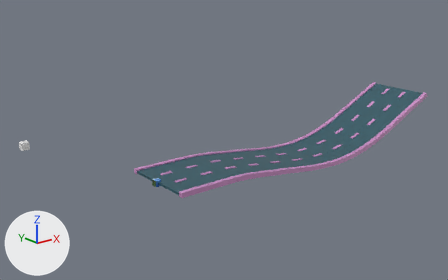
The Blender file dateien/wege/weg3.blend as it was, and as the next commit left it.
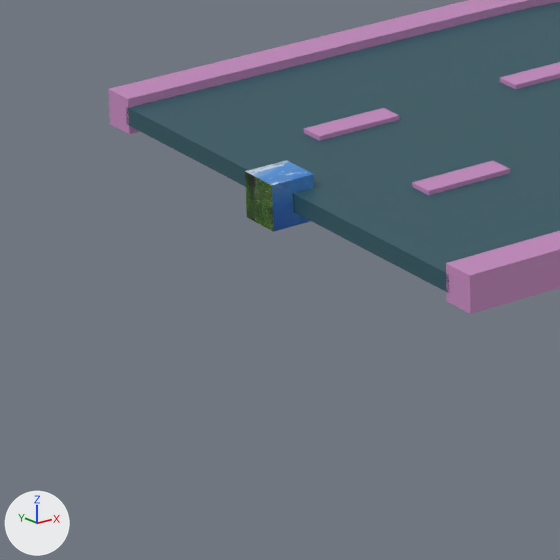
There are two pictures of each version: one whole from a 50 mm camera at (-47.8, -76.3, 34.8) aimed at (15.6, 3.0, 3.1), one close up on the part from 27% to 43% of the width and 56% to 82% of the height. The lights are fixed; the arrows at lower left show +X, +Y and +Z.

Objects in the first close-up: 'Cube.001', 'aCube'.
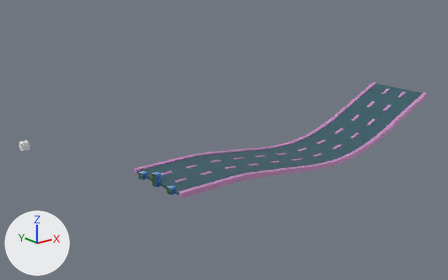
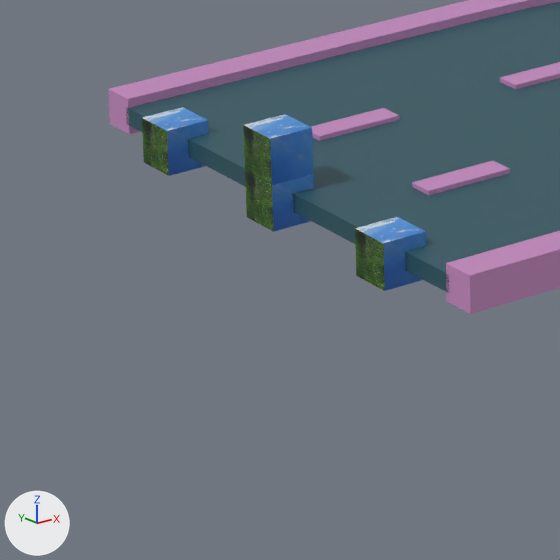
The change, as a diff of the scene's bpy script:
```diff
--- a/dateien/wege/weg3.blend.py
+++ b/dateien/wege/weg3.blend.py
@@ img_20230430_144504_jpg_004 @@
+img_20230430_144504_jpg_004 = load_image('20230430_144504.jpg.004', '20230430_144504.jpg', 4624, 3468, 'sRGB')
@@ mat_material_032 @@
+mat_material_032 = principled_material('Material.032')
+mat_material_032.texture = img_20230430_144504_jpg_004
@@ me_cube_002 @@
+me_cube_002.from_pydata(...)  # a box spanning x -1.0..1.0, y -1.0..1.0, z -1.0..1.0
+me_cube_002.materials.append(mat_material_032)  # picture img_20230430_144504_jpg_004
@@ ob_lcube @@
 ob_lcube.scale = (0.5, 0.5, 0.5)
-ob_lcube.hide_set(True)
@@ ob_rcube @@
 ob_rcube.scale = (0.5, 0.5, 0.5)
-ob_rcube.hide_set(True)
@@ ob_ucube @@
+ob_ucube = bpy.data.objects.new('uCube', me_cube_002)
+ob_ucube.location = (0.0, 0.0, 1.0)
+ob_ucube.scale = (0.5, 0.5, 0.5)
```

Pixel boxes (x1, y1, x2, y2) of what changed, in the close-ups (560 x 560 px):
'uCube', added: after (243, 114, 314, 185)
'rCube', shown: after (355, 217, 426, 291)
'lCube', shown: after (142, 107, 209, 176)
